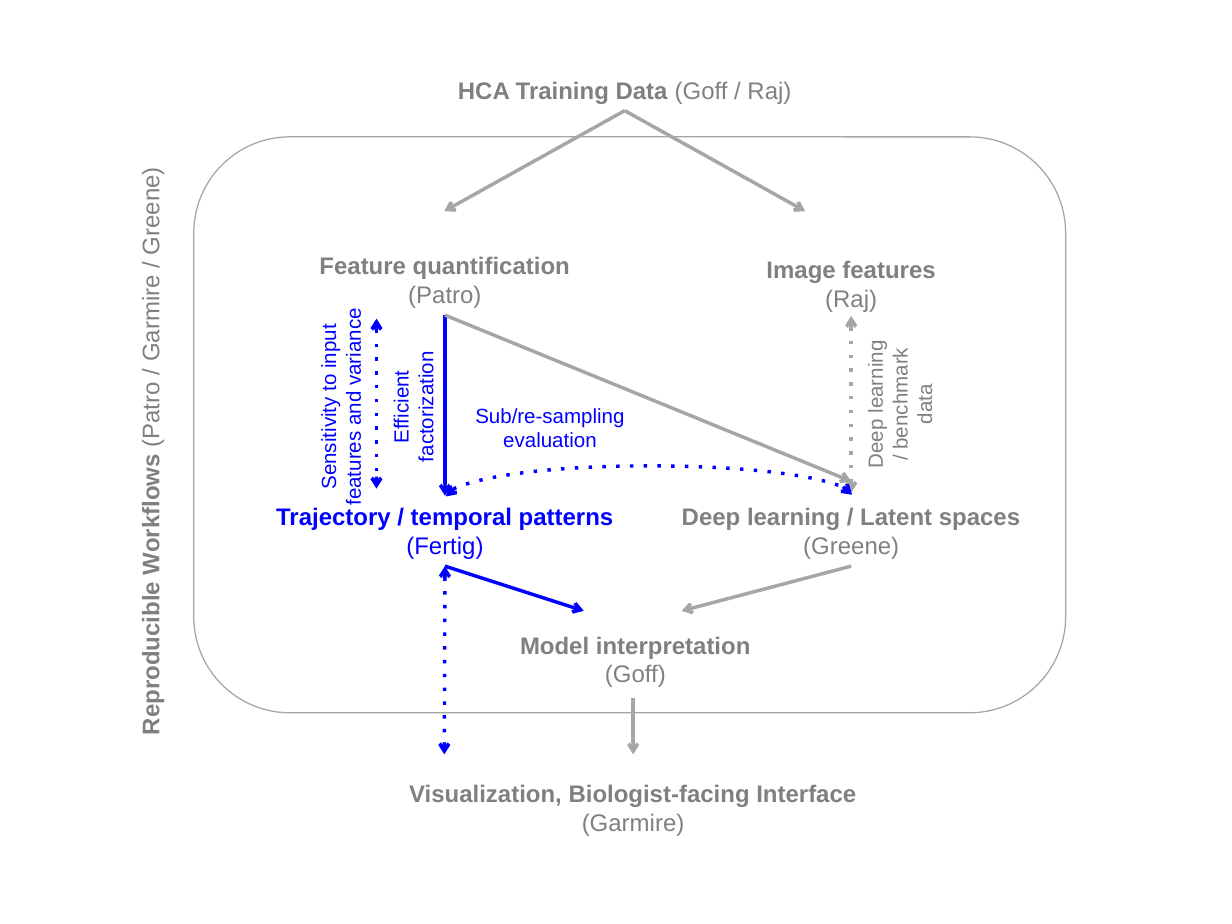
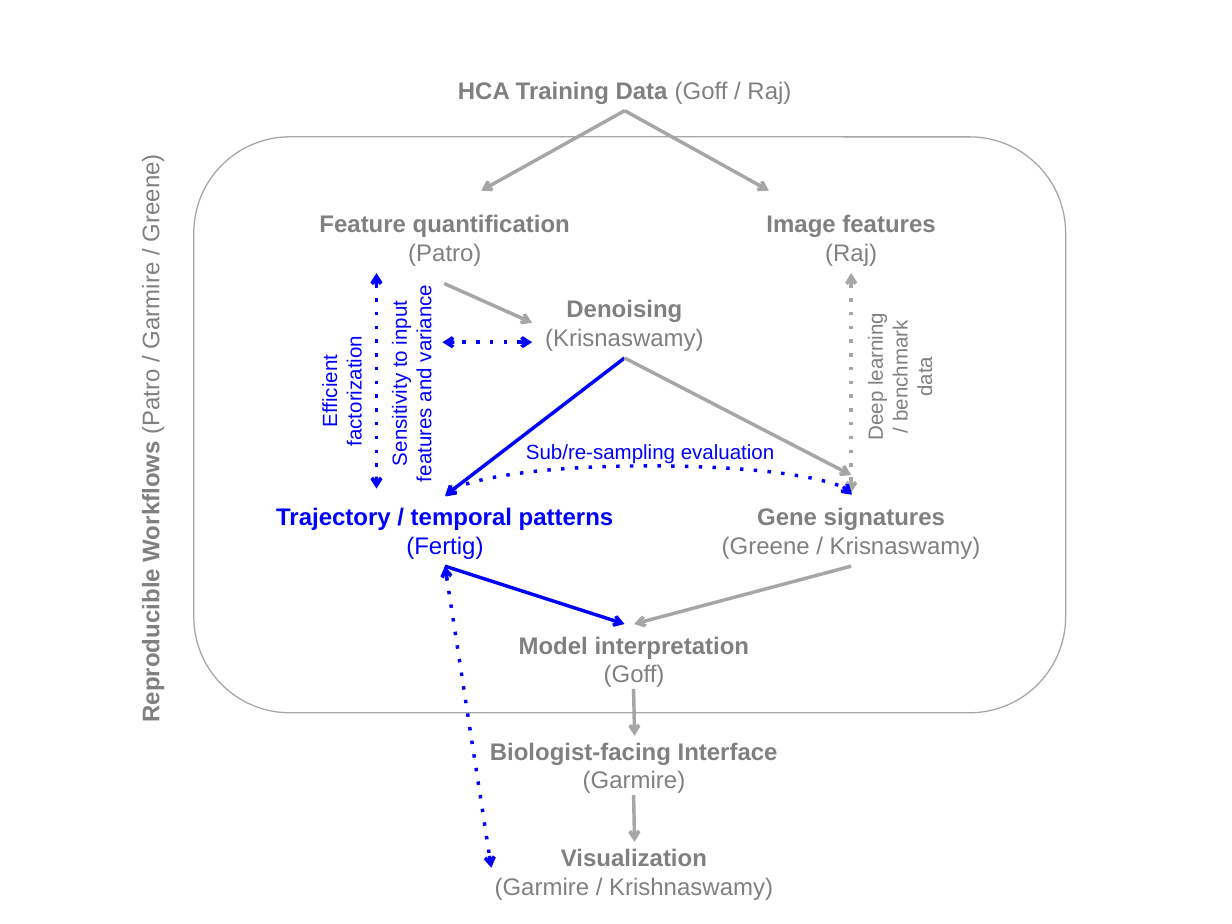
Before and after one commit to FertigLab/HCA, a slide deck: slide 1 of CollaborativeNetwork.pptx. Drawn at 1232x924 pixels with LibreOffice and Linux fonts; fonts in the diff are those of the drawing. Boxes give left, top, right and bottom in pixels: in the first picture for what was removed or moved away, otherwise in the second. Text is boxed around its words. In the diff, an @@ line names an element or a change of style, - is before the commit and + after.

Commit message:
collaboration with Smita Krishnaswamy

```diff
--- a/CollaborativeNetwork.pptx
+++ b/CollaborativeNetwork.pptx
@@ arrow moved from (625, 111) - (445, 211) to (625, 111) - (482, 191) @@
@@ arrow moved from (625, 111) - (806, 211) to (625, 111) - (769, 191) @@
@@ text "Reproducible Workflows (Patro / Garmire ...": place and size @@
-text "Reproducible Workflows (Patro / Garmire ..." at [138,176,165,730]
+text "Reproducible Workflows (Patro / Garmire ..." at [138,163,165,717]
@@ text "Feature quantification": place and size @@
-text "Feature quantification" at [319,256,570,308]
+text "Feature quantification" at [319,214,570,266]
@@ text "Image features": place and size @@
-text "Image features" at [766,260,935,312]
+text "Image features" at [766,214,935,266]
@@ double arrow moved from (377, 319) - (377, 489) to (377, 274) - (377, 489) @@
@@ text "Sensitivity to input": place and size @@
-text "Sensitivity to input" at [318,315,365,503]
+text "Sensitivity to input" at [388,292,436,480]
@@ arrow added from (445, 283) to (532, 323), #A6A6A6 2 pt @@
@@ text added at [545,299,704,351], 14 pt, text #808080 @@
+Denoising
+(Krisnaswamy)
@@ double arrow moved from (851, 315) - (851, 493) to (851, 274) - (851, 493) @@
@@ text "Deep learning": place and size @@
-text "Deep learning" at [864,347,937,467]
+text "Deep learning" at [864,320,937,439]
@@ text "Efficient": place and size @@
-text "Efficient" at [390,363,438,459]
+text "Efficient" at [318,347,366,444]
@@ double arrow added from (532, 342) to (442, 342), #0000FF 2 pt dashed @@
@@ arrow moved from (445, 315) - (445, 495) to (625, 359) - (445, 495) @@
@@ arrow moved from (445, 315) - (851, 482) to (625, 359) - (851, 476) @@
@@ text at [526,444,774,464]: text changed @@
-Sub/re-sampling
-evaluation
+Sub/re-sampling evaluation
@@ text at [722,507,981,559]: text changed; bold off @@
-Deep learning / Latent spaces
-(Greene)
+Gene signatures
+(Greene / Krisnaswamy)
@@ arrow moved from (445, 567) - (584, 611) to (445, 567) - (625, 625) @@
@@ double arrow moved from (445, 567) - (445, 754) to (445, 567) - (492, 867) @@
@@ arrow moved from (851, 567) - (681, 611) to (851, 567) - (634, 625) @@
@@ arrow moved from (633, 697) - (633, 754) to (633, 689) - (634, 736) @@
@@ text added at [490,742,778,793], 14 pt, text #808080, bold @@
+Biologist-facing Interface
+(Garmire)
@@ arrow added from (633, 795) to (634, 841), #A6A6A6 2 pt @@
@@ text at [495,848,773,900]: text changed; bold off @@
-Visualization, Biologist-facing Interface
-(Garmire)
+Visualization
+(Garmire / Krishnaswamy)
```
Also in this commit, not shown: 1 other file.
